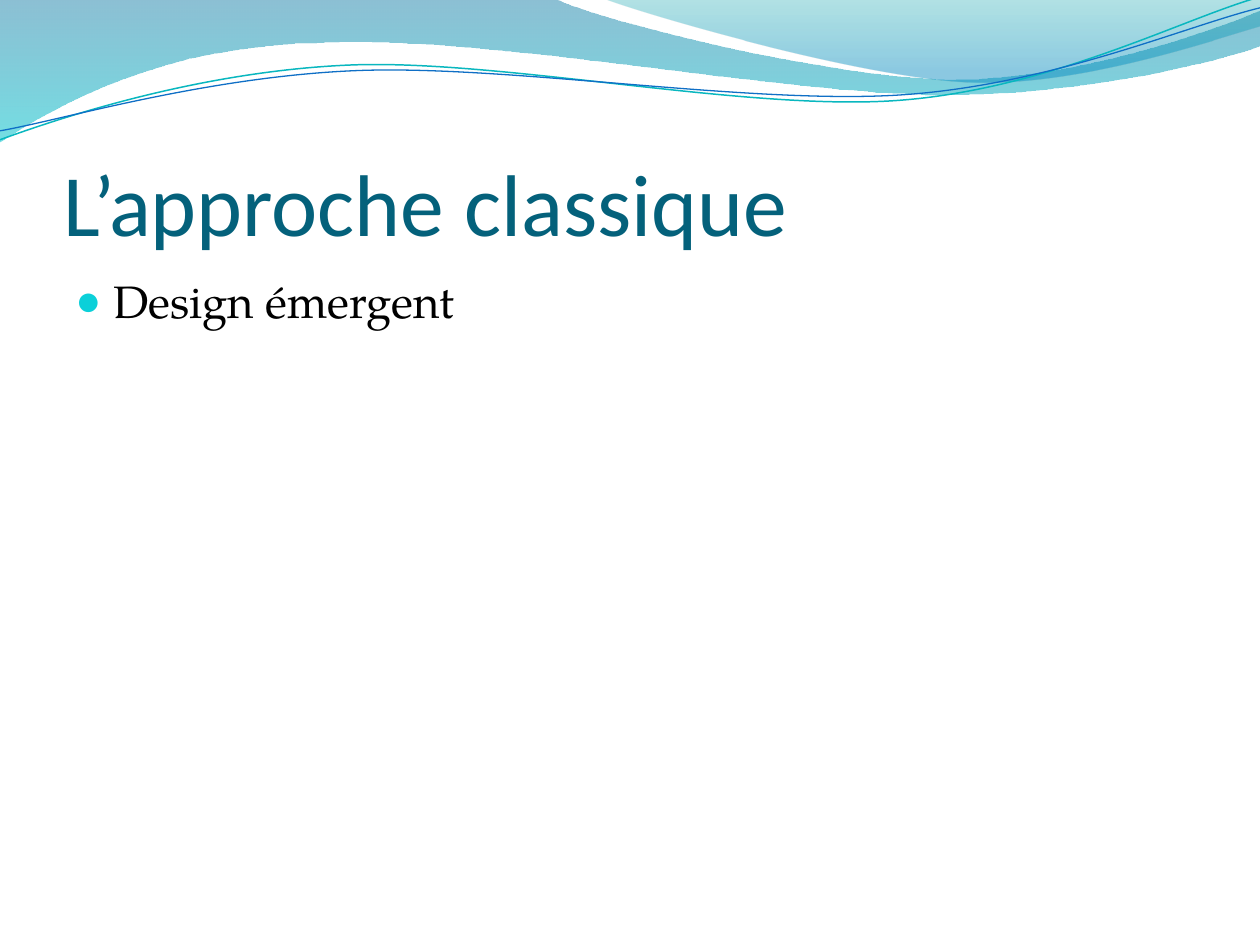
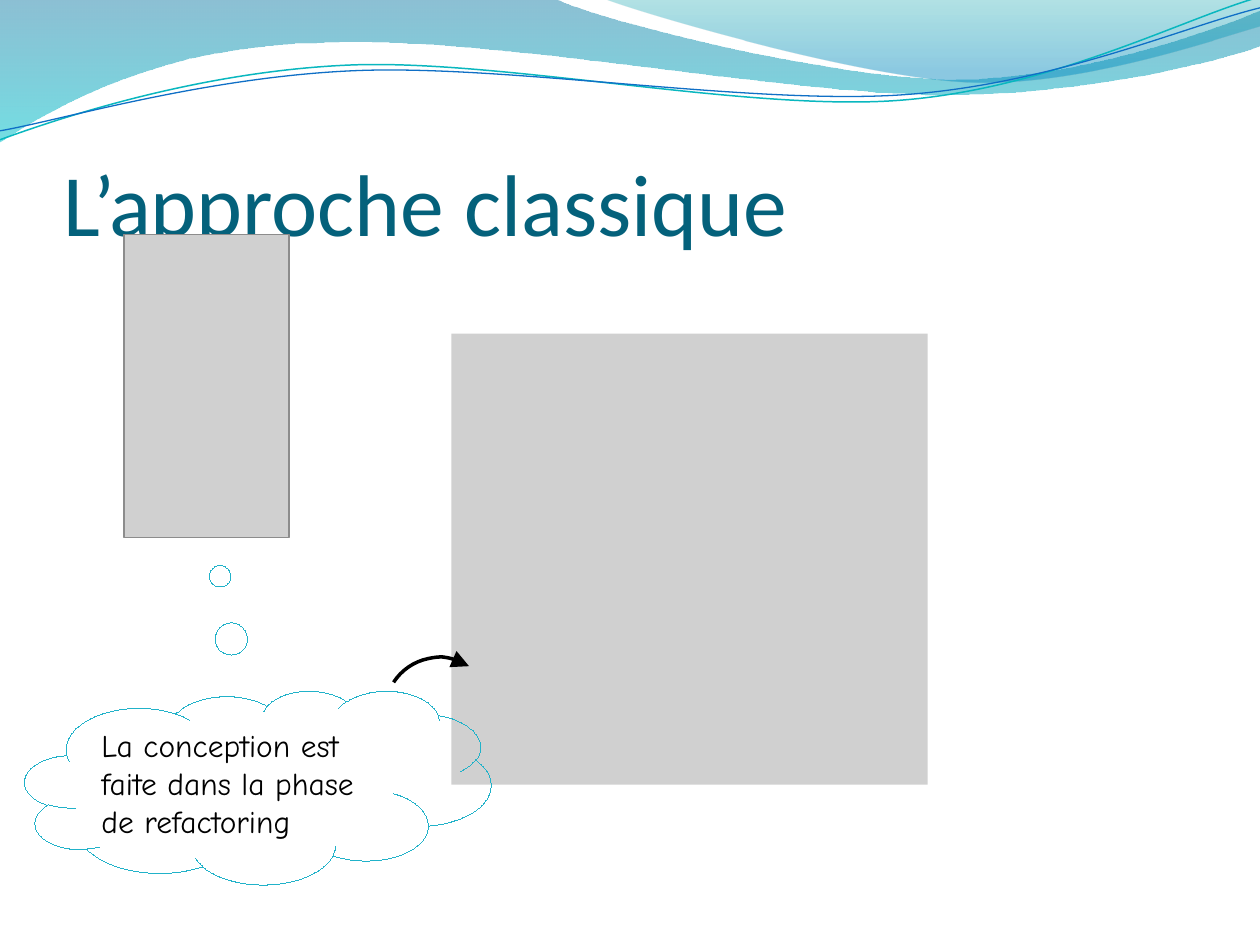
Before and after one commit to mathieucans/TDD.Trainig, a slide deck: slide 19 of docs/Introduction au TDD.2016.pptx (slide 12 before the commit). Drawn at 1260x945 pixels with LibreOffice and Linux fonts; fonts in the diff are those of the drawing; grey boxes stand for pictures; background and template pictures are left out. Boxes give left, top, right and bottom in pixels: in the first picture for what was removed or moved away, otherwise in the second. Text is boxed around its words. In the diff, an @@ line names an element or a change of style, - is before the commit and + after.

```diff
--- a/docs/Introduction au TDD.2016.pptx
+++ b/docs/Introduction au TDD.2016.pptx
@@ picture added at box(123, 234, 289, 538) @@
@@ text removed at box(113, 286, 455, 331) @@
-● Design émergent
@@ picture added at box(451, 334, 927, 785) @@
@@ freeform shape added at box(390, 651, 468, 683), outline #000000 2 pt @@
@@ thought cloud added at box(25, 690, 491, 885), outline #21B2C9 0.75 pt, 18 pt, text #000000 @@
+La conception est faite dans la phase de refactoring
```
Also in this commit, not shown: 9 other slides changed, 19 slides added, 8 slides removed.
